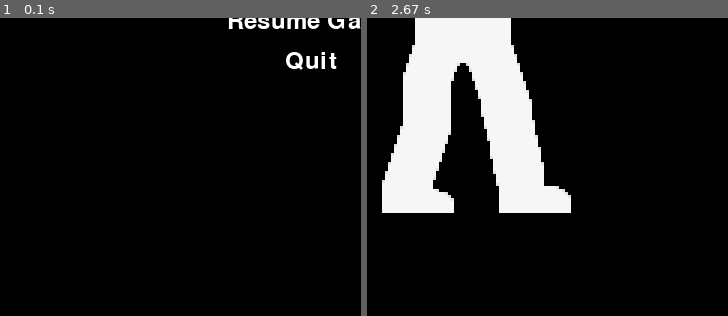
Above: before the commit, frames 1-2 (left to right).
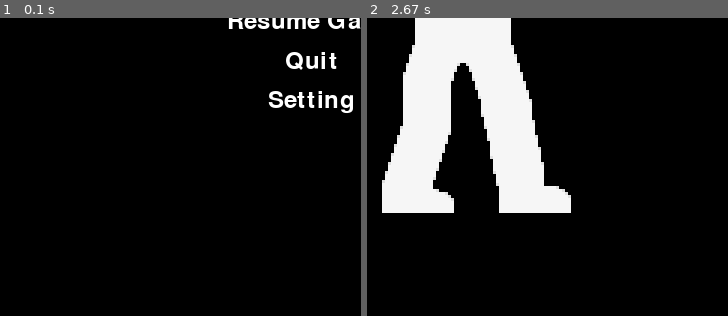
Above: after the commit, the same moments.

Repository: davidyao4344314/pygames-initlized
Game: pygame game, started from rpg games/main.py
Two runs of this game, one before a commit and one after it. Both use one fixed random seed, a clock stepped at 60 frames per second and the inputs below.
Inputs:
- Up to frame 1 (0.1 s): no input
- Up to frame 2 (2.67 s): click "Quit" at 0.88 s; tap Esc at 2.33 s
The pictures show only the part of the screen within x 12-62%, y 49-99%; the shares and areas given below are measured in that part.

The runs differ from the first frame. In frame 1, 0.8% of the frame differs, in the area x 74-98%, y 24-32%; in frame 2, nothing differs.

Commit message:
fix the scaling

Diff:
--- a/rpg games/main.py
+++ b/rpg games/main.py
@@ -1,16 +1,14 @@
 import pygame
 from sprite import cell, Virus
 import controls
-from menu import draw_menu, handle_menu_events
+from menu import draw_menu, draw_setting_screen, draw_level_selection_screen, handle_menu_events
 
 pygame.init()
 
-# Get the screen resolution of the user display
+# Fullscreen setup
 info = pygame.display.Info()
 SCREEN_WIDTH = info.current_w
 SCREEN_HEIGHT = info.current_h
-
-# Set up the game window to match the screen resolution so it completly fit it
 screen = pygame.display.set_mode((SCREEN_WIDTH, SCREEN_HEIGHT), pygame.FULLSCREEN)
 pygame.display.set_caption('RPG')
 
@@ -92,16 +90,25 @@
         menu_action = handle_menu_events()
         if menu_action == True:
             game_state = "game"
-        elif menu_action == "Quit":
-            run = False
+        elif menu_action == "settings":
+            game_state = "settings"
+        elif menu_action == "level_selection":
+            game_state = "level_selection"
+
     elif game_state == "settings":
         draw_setting_screen(screen)
+        if handle_menu_events() == True:
+            game_state = "menu"
 
     elif game_state == "level_selection":
         draw_level_selection_screen(screen)
         if handle_menu_events() == True:
             game_state = "menu"
 
+    elif game_state == "Quit":
+        pygame.quit()
+
+
     pygame.display.update()
     clock.tick(60)
 
--- a/rpg games/menu.py
+++ b/rpg games/menu.py
@@ -10,7 +10,7 @@
 
 # The menu options
 menu_font = pygame.font.SysFont(None, 36)
-menu_items = ["Resume Game", "Quit"]
+menu_items = ["Resume Game", "Quit","Setting"]
 menu_rects = []
 
 # Menu text fonts
@@ -38,6 +38,7 @@
     screen.blit(level_surface, level_rect)
 # exepcting inputs
 def handle_menu_events():
+    i = 0
     for event in pygame.event.get():
         if event.type == pygame.QUIT:
             return False
@@ -51,6 +52,8 @@
                         return True
                     if i == 2:
                         return "Quit"
+                    if i == 3:
+                        return "Settings"
     return None
 # The options
 # option one for the settins
